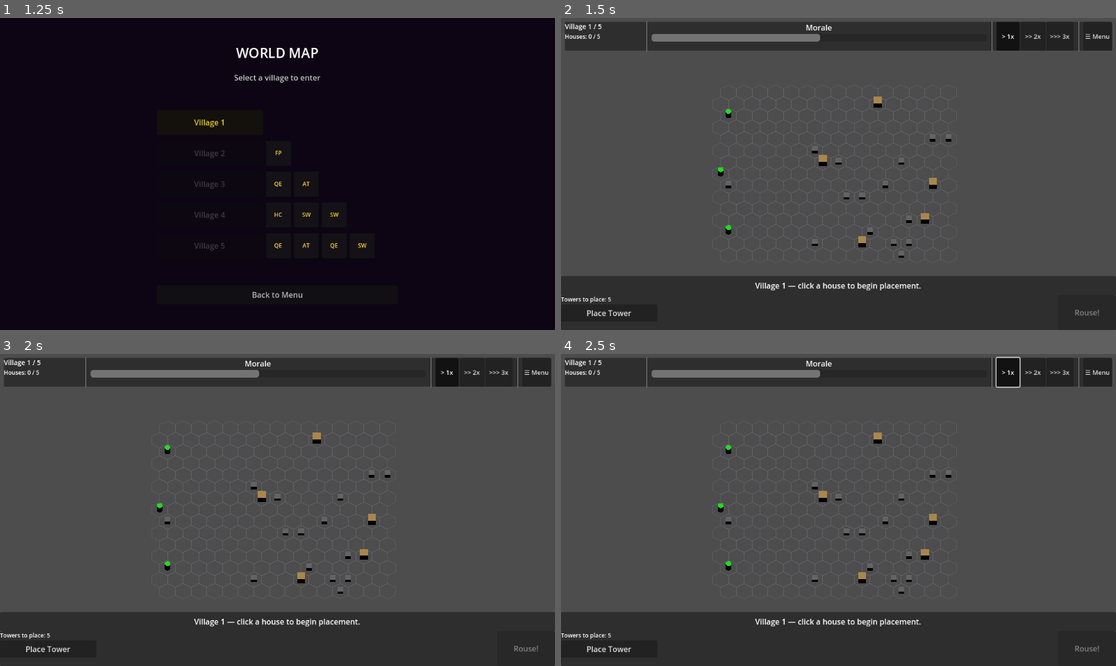
Above: before the commit, frames 1-4 (two rows, left to right).
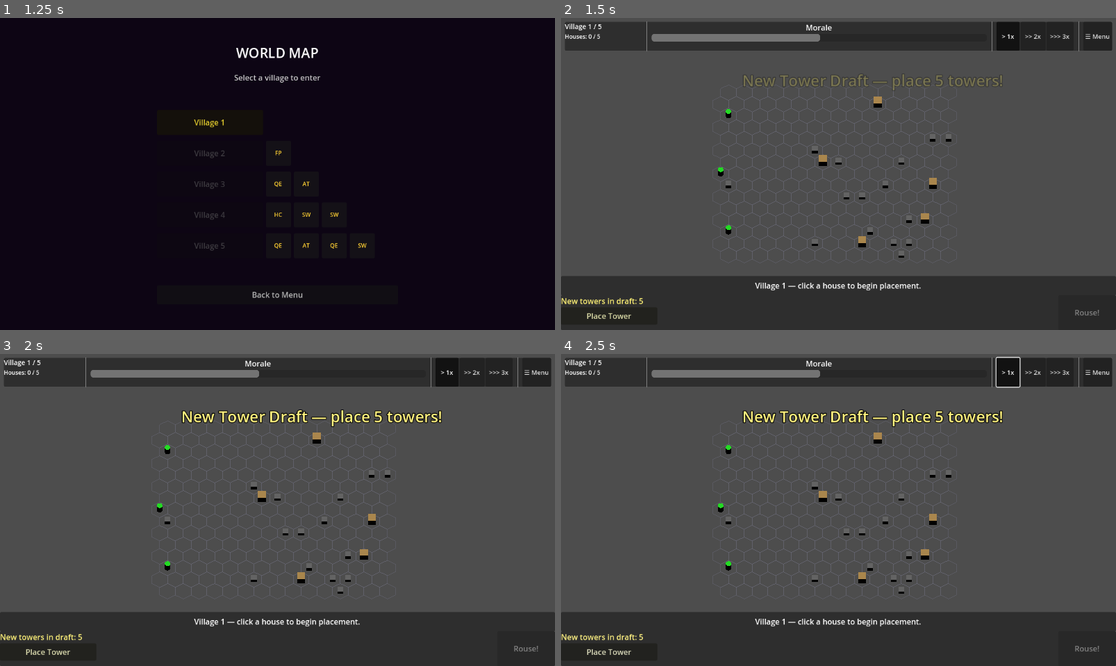
Above: after the commit, the same moments.

Repository: Logikfail/Github_project_1
Game: Godot game, scene res://scenes/ui/main_menu.tscn
Same seed, same stepped clock (60 frames per second), same inputs: the game is played once before the commit and once after it.
Inputs:
- Up to frame 1 (1.25 s): click "Campaign" at 0.5 s
- Up to frame 2 (1.5 s): click "Village 1" at 1.25 s
- Up to frame 3 (2 s): no input
- Up to frame 4 (2.5 s): click "> 1x" at 2 s

Frame 1 is identical in both runs. In frame 2, 0.7% of the frame differs, in the area x 0-80%, y 18-97%; in frame 3, 1.4%, in the area x 0-80%, y 17-97%; in frame 4, 1.4%.

Commit message:
Add prominent new-draft prompt + strip diagnostic prints
Diagnosis from the diagnostic logs: the wave_complete → generate_draft
→ DraftUI chain was already working correctly. The placement panel did
appear after each wave, but it looked identical to the starter-draft
panel, so the moment a new draft arrived was invisible — the player
went through the motions without realising each placement was a fresh
prompt.

Fixes in DraftUI:
  • Builds a programmatic "New Tower Draft — place N towers!" banner
    that fades in, holds for 2s, then fades out on every transition
    from hidden → visible (new draft arrival only — no flash mid-round).
  • Pulses the placement section's modulate color (yellow tint) twice
    when a new draft arrives, drawing the eye to the bottom bar.
  • Bumps the TowersLabel font size from 12 → 16 and adds a warm color
    override so the count is readable at a glance.
  • TowersLabel text now reads "New towers in draft: N" instead of the
    flatter "Towers to place: N".

Diagnostics stripped from WaveManager, CampaignManager, DraftManager,
and DraftUI now that the root cause is identified and fixed.

Co-Authored-By: Claude Opus 4.7 <noreply@anthropic.com>

Diff:
--- a/autoloads/campaign_manager.gd
+++ b/autoloads/campaign_manager.gd
@@ -117,11 +117,7 @@
 	_escaped_count: int,
 	_infected_count: int
 ) -> void:
-	print("[CampaignManager] _on_wave_complete — active=", _active,
-			" houses_cleared(prev)=", _houses_cleared,
-			" HOUSES_PER_VILLAGE=", GameConfig.HOUSES_PER_VILLAGE)
 	if not _active:
-		push_warning("[CampaignManager] wave_complete fired but _active is FALSE — draft will NOT be generated")
 		return
 
 	_houses_cleared += 1
@@ -131,7 +127,6 @@
 	else:
 		var pool: Array[StringName] = GameConfig.BASE_TOWER_TYPES.duplicate()
 		pool.append_array(TechTreeManager.get_unlocked_synthesis_towers())
-		print("[CampaignManager] generating post-wave draft, pool size=", pool.size())
 		DraftManager.generate_draft(pool)
 		TechTreeManager.add_points(GameConfig.TECH_POINTS_PER_WAVE)
 
--- a/autoloads/draft_manager.gd
+++ b/autoloads/draft_manager.gd
@@ -37,7 +37,6 @@
 
 
 func generate_draft(pool: Array[StringName]) -> Array[TowerData]:
-	print("[DraftManager] generate_draft called — pool=", pool, " current_pending=", _pending_draft.size())
 	var result: Array[TowerData] = []
 	for i: int in GameConfig.TOWER_DRAFT_SIZE:
 		var type: StringName = _random_from(pool)
@@ -47,7 +46,6 @@
 			_synthesis_pending[data] = true
 		result.append(data)
 	_pending_draft.append_array(result)
-	print("[DraftManager] post-append pending size=", _pending_draft.size())
 	if not _pending_draft.is_empty():
 		pending_draft_non_empty.emit()
 	return result
--- a/autoloads/wave_manager.gd
+++ b/autoloads/wave_manager.gd
@@ -180,7 +180,6 @@
 	var escaped_count: int = _wave.escaped
 	var infected_count: int = _wave.infected
 	_wave = null
-	print("[WaveManager] wave_complete emit — escaped=", escaped_count, " infected=", infected_count)
 	wave_complete.emit(house, all_infected, escaped_count, infected_count)
 
 
--- a/scenes/ui/draft_ui.gd
+++ b/scenes/ui/draft_ui.gd
@@ -5,6 +5,8 @@
 ##   PLACEMENT: pending_draft > 0 → show "Place Tower" button
 ##   SELECTION: all placed, not yet resolved → show hint to click a tower
 ##   READY: draft resolved → Rouse button enabled
+## On entering the placement phase, briefly flashes the placement section and
+## shows a "New Draft!" banner so the player can't miss the prompt.
 
 
 # === Signals ===
@@ -12,6 +14,15 @@
 signal rouse_confirmed()
 ## Emitted when player clicks "Place Tower" — WorldRoot grabs pending_draft[0] and arms placement.
 signal request_next_tower_placement()
+
+
+# === Constants ===
+
+const _FLASH_DURATION: float = 0.45
+const _FLASH_COLOR: Color = Color(1.0, 1.0, 0.6, 1.0)
+const _NORMAL_COLOR: Color = Color(1.0, 1.0, 1.0, 1.0)
+const _BANNER_DURATION: float = 2.0
+const _BANNER_FADE_DURATION: float = 0.6
 
 
 # === Onready ===
@@ -27,6 +38,9 @@
 # === Private Variables ===
 
 var _resolved: bool = false
+var _banner: Label = null
+var _flash_tween: Tween = null
+var _banner_tween: Tween = null
 
 
 # === Lifecycle ===
@@ -38,24 +52,29 @@
 	_place_tower_button.pressed.connect(_on_place_tower_pressed)
 	_rouse_button.pressed.connect(_on_rouse_pressed)
 	_resistance_overlay.visible = false
+	# Make the placement label legible — the .tscn default of 12 is too small.
+	_towers_label.add_theme_font_size_override("font_size", 16)
+	_towers_label.add_theme_color_override("font_color", Color(1.0, 0.95, 0.6, 1.0))
+	_build_banner()
 	_refresh()
 
 
 # === Private — Signal Handlers ===
 
 func _on_pending_draft_non_empty() -> void:
-	print("[DraftUI] _on_pending_draft_non_empty fired — was _resolved=", _resolved)
+	var was_hidden: bool = not _placement_section.visible
 	_resolved = false
 	_refresh()
+	# Only flash when the panel transitions from hidden → visible (new draft arrival).
+	if was_hidden:
+		_play_new_draft_flash(DraftManager.get_pending_draft().size())
 
 
 func _on_tower_placed() -> void:
-	print("[DraftUI] _on_tower_placed — pending now=", DraftManager.get_pending_draft().size())
 	_refresh()
 
 
 func _on_draft_resolved() -> void:
-	print("[DraftUI] _on_draft_resolved")
 	_resolved = true
 	_refresh()
 
@@ -80,10 +99,46 @@
 	_selection_hint.visible = in_selection
 	_rouse_button.disabled = not _resolved
 
-	print("[DraftUI] _refresh — pending=", pending_count, " placed=", placed.size(),
-			" _resolved=", _resolved, " in_placement=", in_placement,
-			" placement_section.visible=", _placement_section.visible,
-			" rouse_disabled=", _rouse_button.disabled)
+	if in_placement:
+		_towers_label.text = "New towers in draft: %d" % pending_count
 
-	if in_placement:
-		_towers_label.text = "Towers to place: %d" % pending_count
+
+# === Private — New-Draft Visual Prompt ===
+
+func _build_banner() -> void:
+	_banner = Label.new()
+	_banner.name = "NewDraftBanner"
+	_banner.text = ""
+	_banner.horizontal_alignment = HORIZONTAL_ALIGNMENT_CENTER
+	_banner.vertical_alignment = VERTICAL_ALIGNMENT_CENTER
+	_banner.add_theme_font_size_override("font_size", 32)
+	_banner.add_theme_color_override("font_color", Color(1.0, 0.95, 0.5, 1.0))
+	_banner.add_theme_color_override("font_outline_color", Color(0.0, 0.0, 0.0, 1.0))
+	_banner.add_theme_constant_override("outline_size", 6)
+	_banner.set_anchors_preset(Control.PRESET_CENTER_TOP)
+	_banner.position = Vector2(-200.0, 100.0)
+	_banner.custom_minimum_size = Vector2(400.0, 60.0)
+	_banner.modulate.a = 0.0
+	_banner.mouse_filter = Control.MOUSE_FILTER_IGNORE
+	add_child(_banner)
+
+
+func _play_new_draft_flash(tower_count: int) -> void:
+	# Banner: fade in, hold, fade out.
+	_banner.text = "New Tower Draft — place %d towers!" % tower_count
+	if is_instance_valid(_banner_tween):
+		_banner_tween.kill()
+	_banner_tween = create_tween()
+	_banner_tween.tween_property(_banner, "modulate:a", 1.0, _BANNER_FADE_DURATION)
+	_banner_tween.tween_interval(_BANNER_DURATION)
+	_banner_tween.tween_property(_banner, "modulate:a", 0.0, _BANNER_FADE_DURATION)
+
+	# Placement section: pulse modulate from highlight back to normal twice.
+	if is_instance_valid(_flash_tween):
+		_flash_tween.kill()
+	_placement_section.modulate = _FLASH_COLOR
+	_flash_tween = create_tween()
+	_flash_tween.set_loops(2)
+	_flash_tween.tween_property(_placement_section, "modulate", _NORMAL_COLOR, _FLASH_DURATION)
+	_flash_tween.tween_property(_placement_section, "modulate", _FLASH_COLOR, _FLASH_DURATION)
+	_flash_tween.chain().tween_property(_placement_section, "modulate", _NORMAL_COLOR, _FLASH_DURATION)
